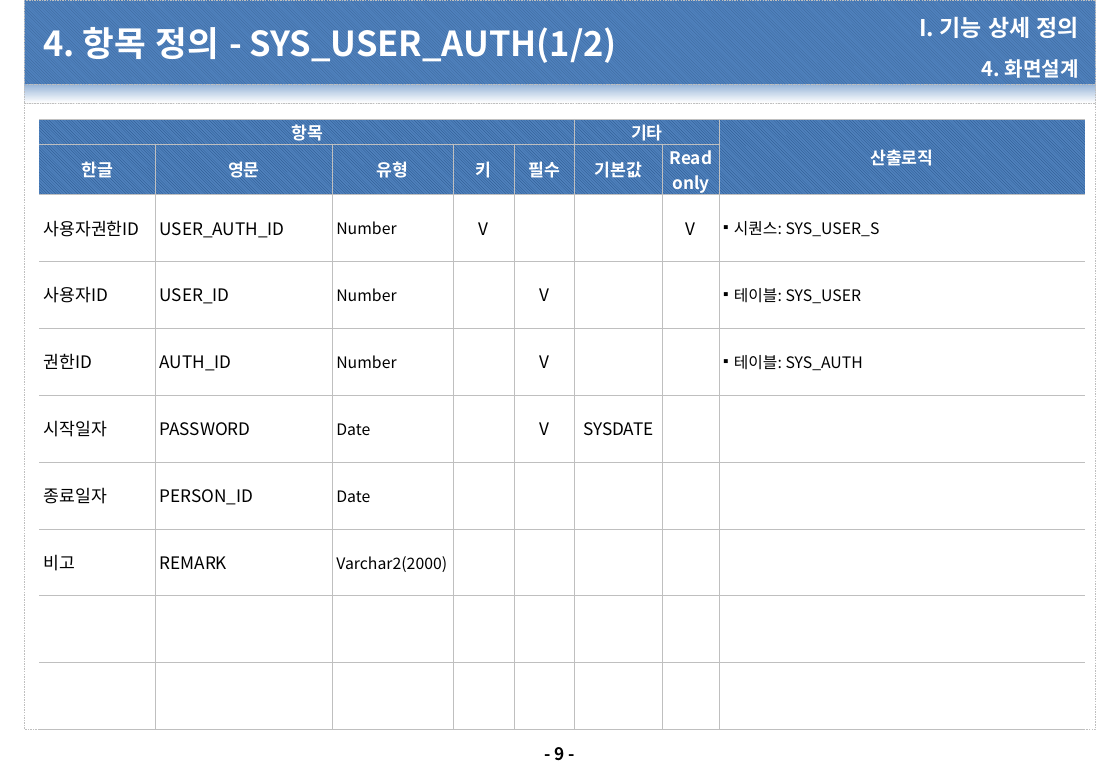
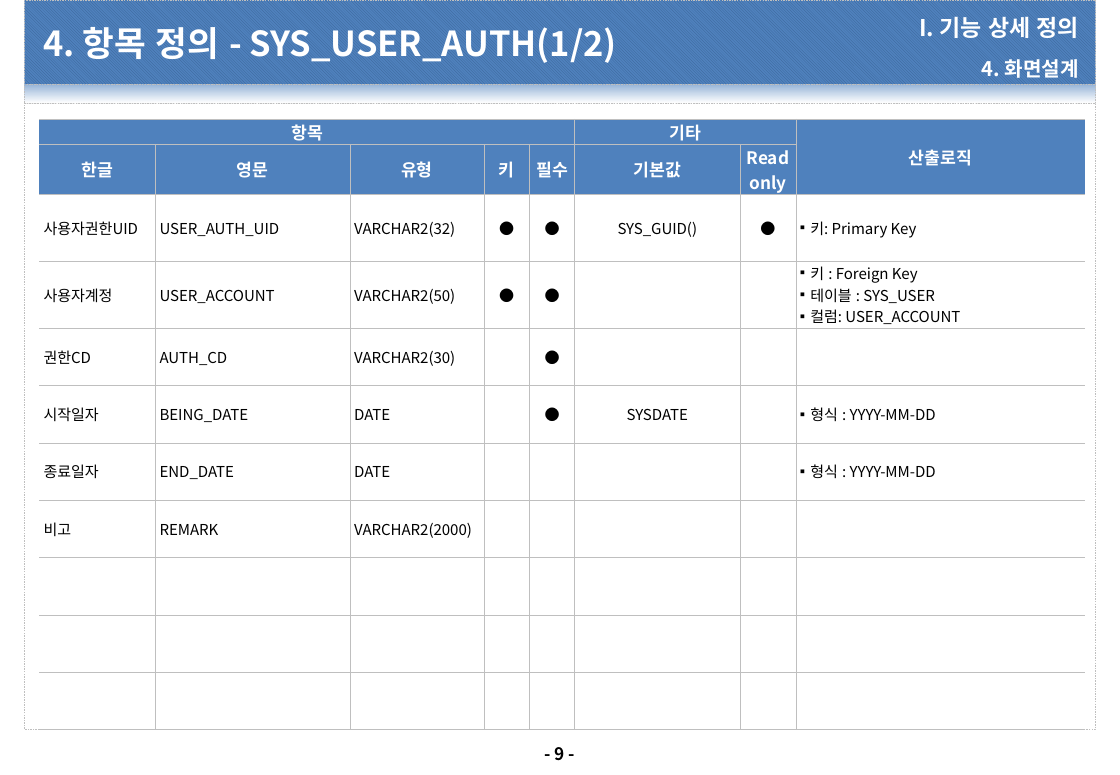
Before and after one commit to dims1111/ESM, a slide deck: slide 9 of document/30.설계(DP)/DP-1030.UI 설계서/DP-1030.설계서_ESM_SYS_0000.로그인_20210201_v1.0.pptx. Drawn at 1120x775 pixels with LibreOffice and Linux fonts; fonts in the diff are those of the drawing; background and template pictures are left out. Boxes give left, top, right and bottom in pixels: in the first picture for what was removed or moved away, otherwise in the second. Text is boxed around its words. In the diff, an @@ line names an element or a change of style, - is before the commit and + after.

```diff
--- a/document/30.설계(DP)/DP-1030.UI 설계서/DP-1030.설계서_ESM_SYS_0000.로그인_20210201_v1.0.pptx
+++ b/document/30.설계(DP)/DP-1030.UI 설계서/DP-1030.설계서_ESM_SYS_0000.로그인_20210201_v1.0.pptx
@@ table at [39, 119, 1085, 717] @@
-row 3: 사용자권한ID | USER_AUTH_ID | Number | V |  |  | V | 시퀀스: SYS_USER_S
+row 3: 사용자권한UID | USER_AUTH_UID | VARCHAR2(32) | ● | ● | SYS_GUID() | ● | 키: Primary Key
-row 4: 사용자ID | USER_ID | Number |  | V |  |  | 테이블: SYS_USER
+row 4: 사용자계정 | USER_ACCOUNT | VARCHAR2(50) | ● | ● |  |  | 키 : Foreign Key / 테이블 : SYS_USER / 컬럼: USER_ACCOUNT
-row 5: 권한ID | AUTH_ID | Number |  | V |  |  | 테이블: SYS_AUTH
+row 5: 권한CD | AUTH_CD | VARCHAR2(30) |  | ● |  |  | 
-row 6: 시작일자 | PASSWORD | Date |  | V | SYSDATE |  | 
+row 6: 시작일자 | BEING_DATE | DATE |  | ● | SYSDATE |  | 형식 : YYYY-MM-DD
-row 7: 종료일자 | PERSON_ID | Date |  |  |  |  | 
+row 7: 종료일자 | END_DATE | DATE |  |  |  |  | 형식 : YYYY-MM-DD
-row 8, column 3: Varchar2(2000)
+row 8, column 3: VARCHAR2(2000)
+row 11:  |  |  |  |  |  |  | 
```
Also in this commit, not shown: 5 other slides changed, 6 other files.
